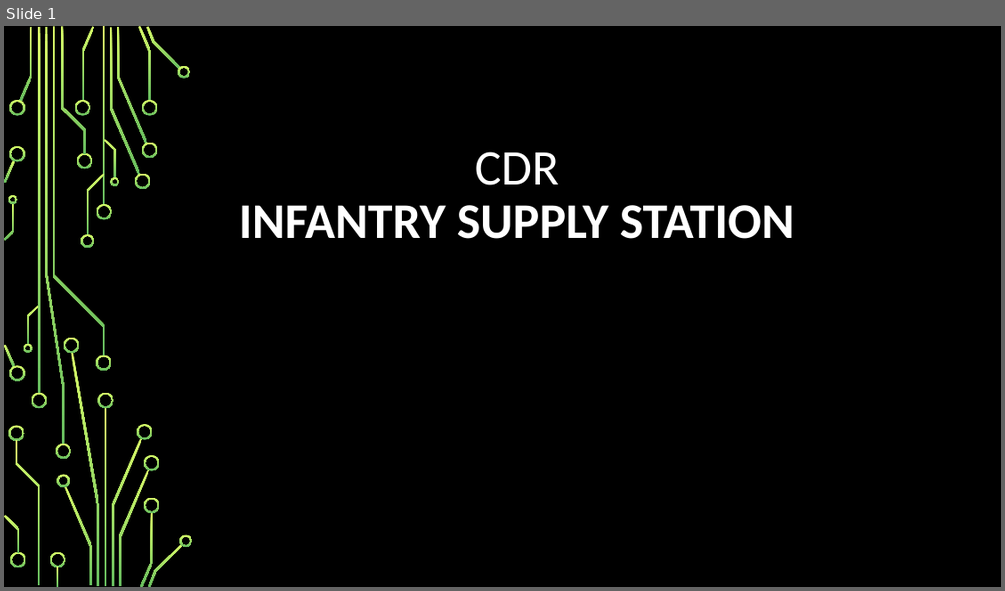
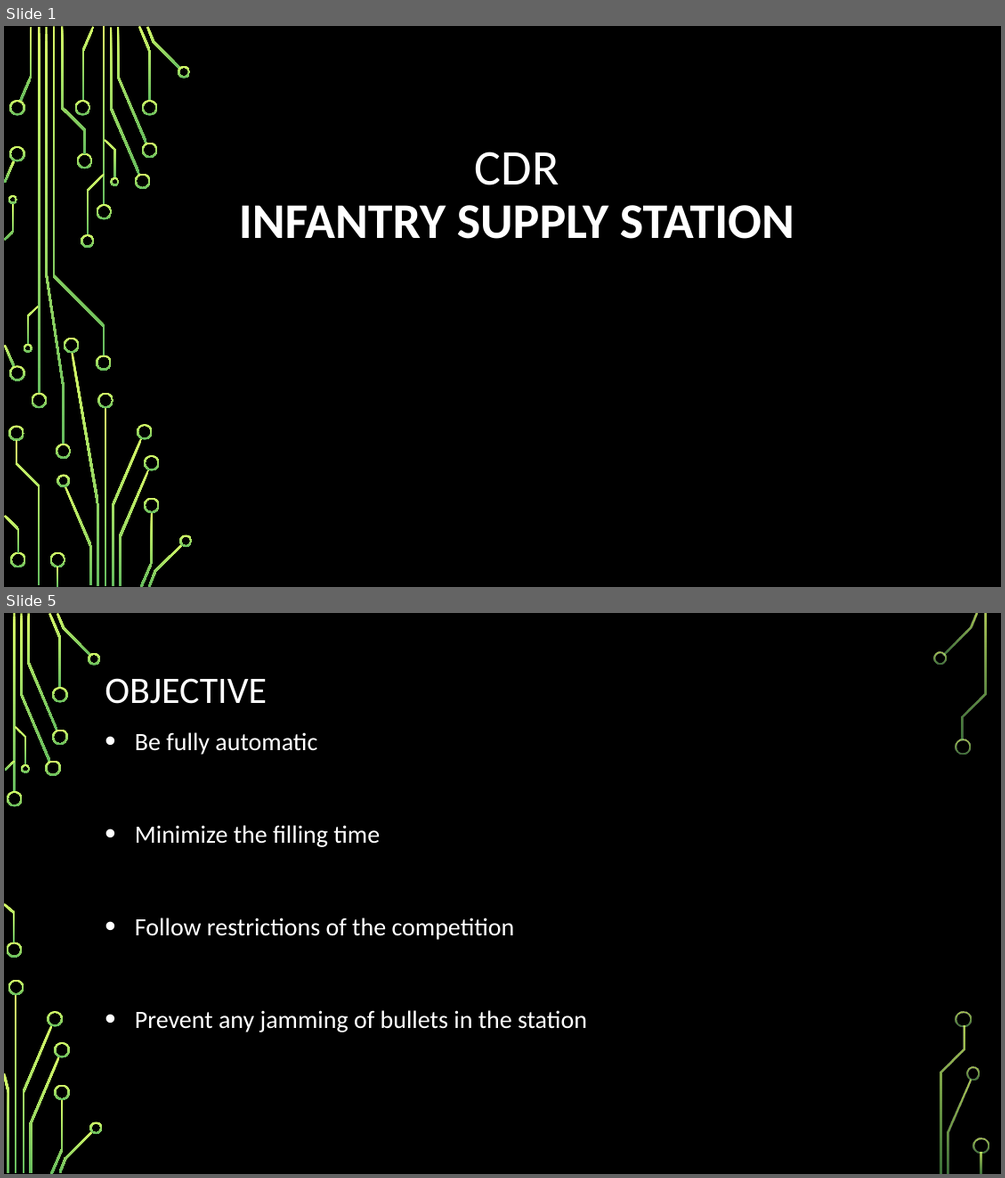
Before and after one commit to RahmatSaeedi/ECE_Capstone_Project, a slide deck: CDR.pptx. Shown one above the other, each under a label of ours: slide 1 before the commit, slides 1 and 5 after it; the slides between them are not shown. The pictures are 1005x591 and 1005x1178 pixels, drawn with LibreOffice and Linux fonts; fonts in the diff are those of the drawing; background and template pictures are left out. Boxes give left, top, right and bottom in pixels: in the first picture for what was removed or moved away, otherwise in the second. Text is boxed around its words. In the diff, an @@ line names an element or a change of style, - is before the commit and + after.

```diff
--- a/CDR.pptx
+++ b/CDR.pptx
@@ slide 5 added at box(4, 613, 1001, 1174), background picture (left out) @@
@@ title added at box(105, 678, 267, 704), 36 pt, text #FFFFFF @@
+OBJECTIVE
@@ text added at box(135, 732, 587, 1032), 24 pt, text #FFFFFF @@
+• Be fully automatic
+• Minimize the filling time
+• Follow restrictions of the competition
+• Prevent any jamming of bullets in the station
@@ group added at box(4, 613, 989, 1174): 33 freeform shapes, 3 rectangles @@
```
Also in this commit, not shown: 3 other slides added, 2 other files.
